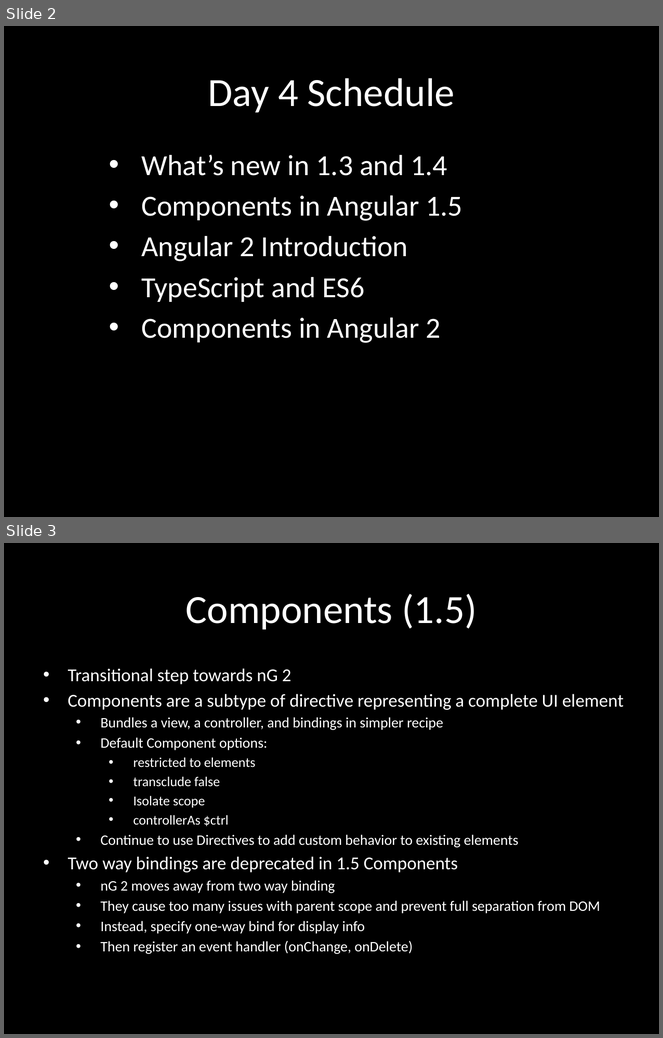
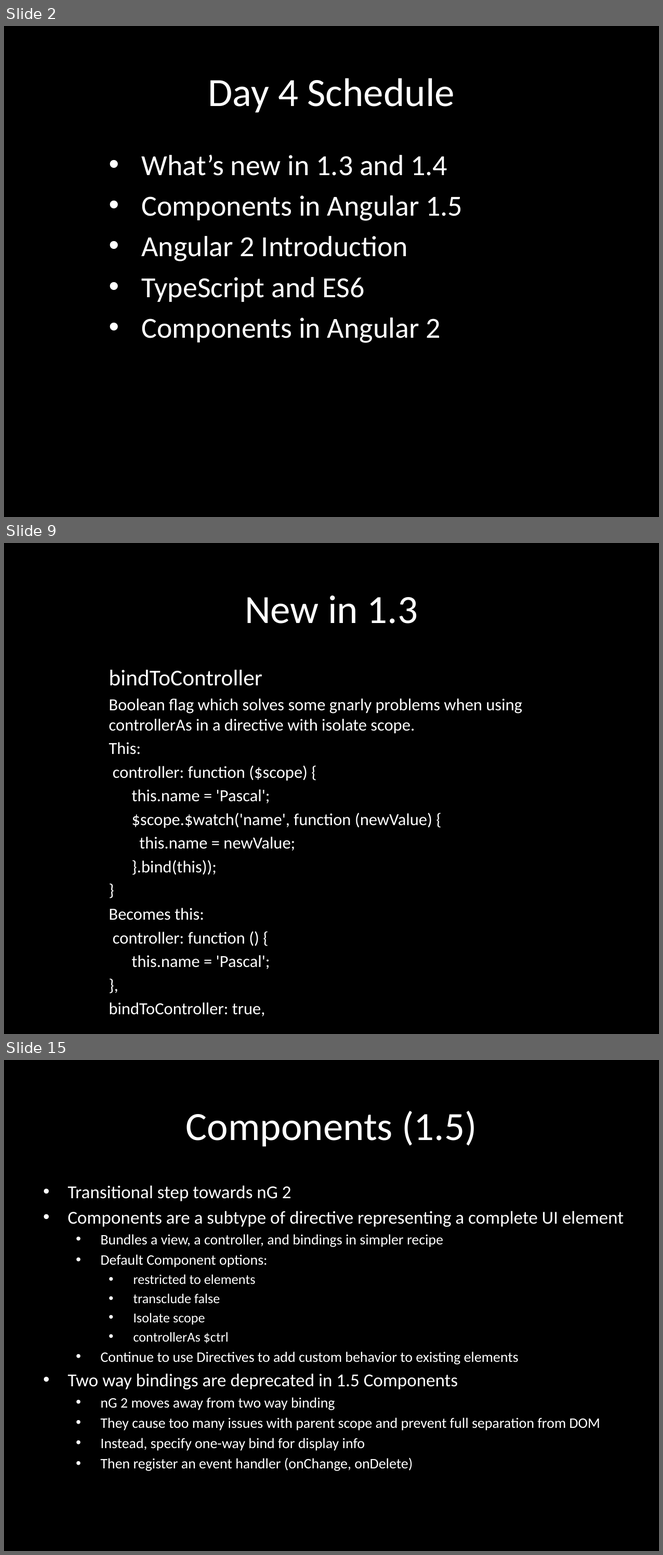
Before and after one commit to eliasjames/training-angular, a slide deck: slides/Angular Slides Day 4.pptx. Shown one above the other, each under a label of ours: slides 2 and 3 before the commit, slides 2, 9 and 15 after it; the slides between them are not shown. The pictures are 663x1038 and 663x1555 pixels, drawn with LibreOffice and Linux fonts; fonts in the diff are those of the drawing. Boxes give left, top, right and bottom in pixels: in the first picture for what was removed or moved away, otherwise in the second. Text is boxed around its words. In the diff, an @@ line names an element or a change of style, - is before the commit and + after.

```diff
--- a/slides/Angular Slides Day 4.pptx
+++ b/slides/Angular Slides Day 4.pptx
@@ slide 9 added at bbox=[4, 543, 659, 1034], background #000000 @@
@@ title added at bbox=[245, 596, 418, 624], 44 pt, text #FFFFFF @@
+New in 1.3
@@ subtitle added at bbox=[109, 670, 522, 969], 18.6 pt, text #FFFFFF @@
+bindToController
+Boolean flag which solves some gnarly problems when using controllerAs in a directive with isolate scope.
+This:
+controller: function ($scope) {
+this.name = 'Pascal';
+$scope.$watch('name', function (newValue) {
+this.name = newValue;
+}.bind(this));
+}
+Becomes this:
+controller: function () {
+this.name = 'Pascal';
+},
+bindToController: true,
@@ what was slide 3 is now slide 15 @@
```
Also in this commit, not shown: 1 slide changed, 11 other slides added, 5 slides removed, 1 other file.
